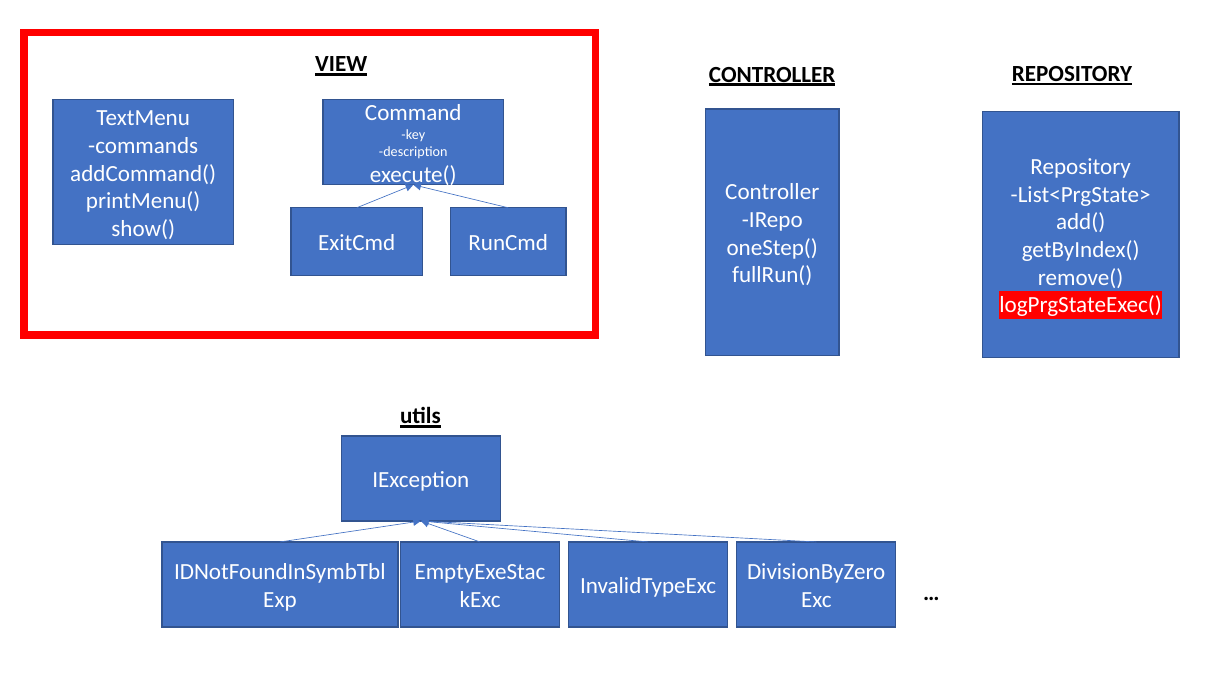
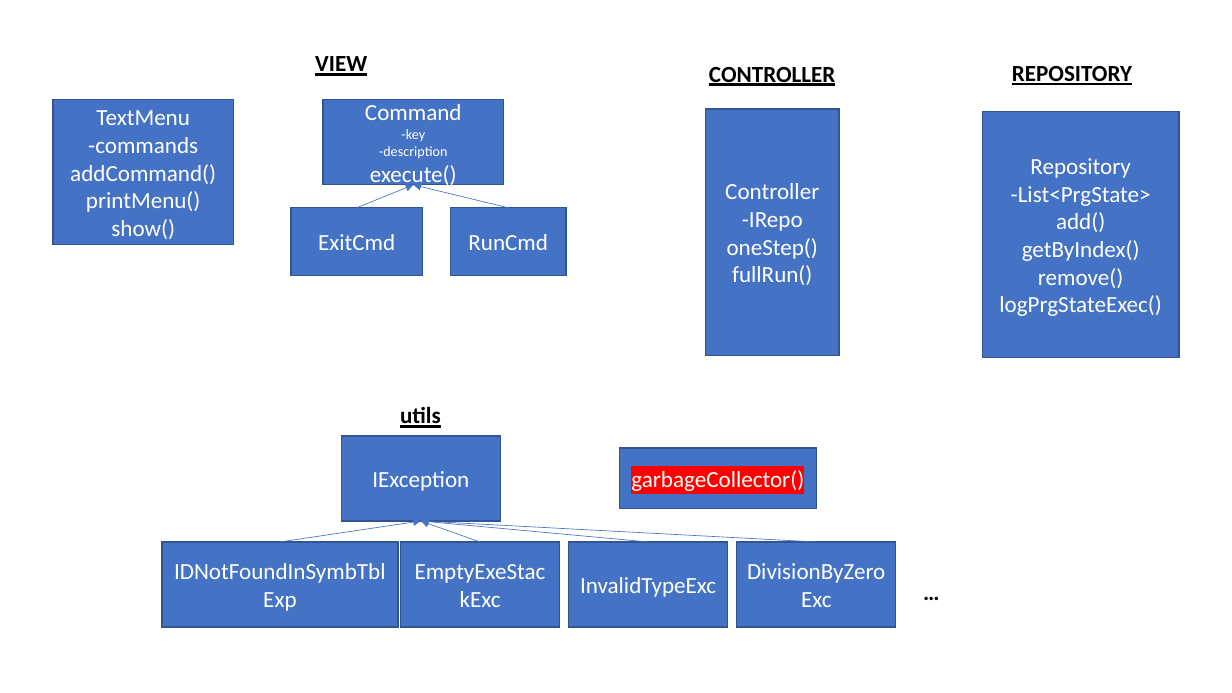
Before and after one commit to stoiag/MAP-2023-2024, a slide deck: slide 2 of interpreter_project_structure.pptx. Drawn at 1232x693 pixels with LibreOffice and Linux fonts; fonts in the diff are those of the drawing. Boxes give left, top, right and bottom in pixels: in the first picture for what was removed or moved away, otherwise in the second. Text is boxed around its words. In the diff, an @@ line names an element or a change of style, - is before the commit and + after.

```diff
--- a/interpreter_project_structure.pptx
+++ b/interpreter_project_structure.pptx
@@ rectangle removed at box(24, 32, 596, 335) @@
@@ text in rectangle at box(999, 295, 1162, 316): highlight #FF0000 to none in "logPrgStateExec()" @@
@@ rectangle added at box(620, 448, 817, 509), fill #4472C4, outline #325491 1 pt, 18 pt, text #FFFFFF @@
+garbageCollector()
```
Also in this commit, not shown: 1 other slide changed, 1 other file.
